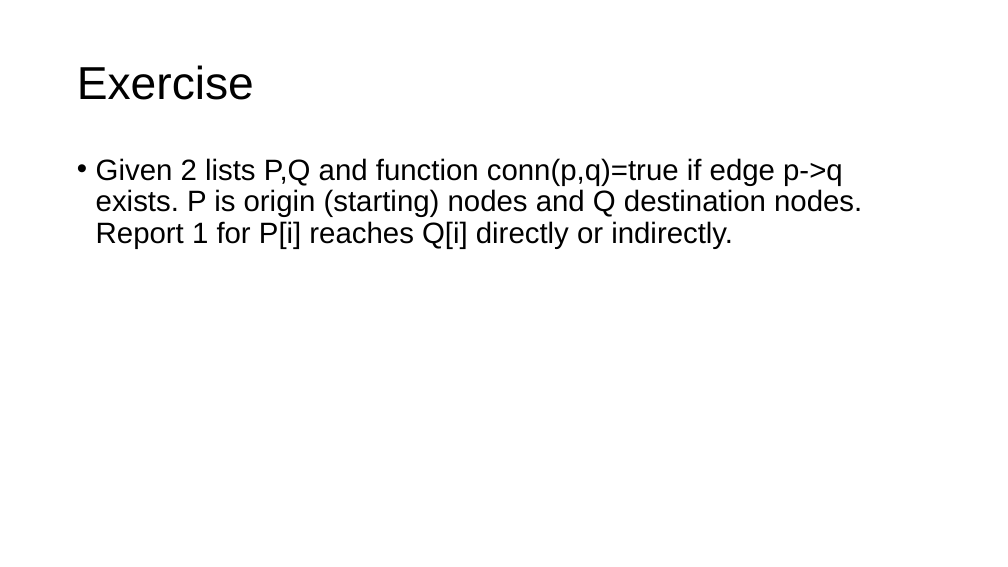
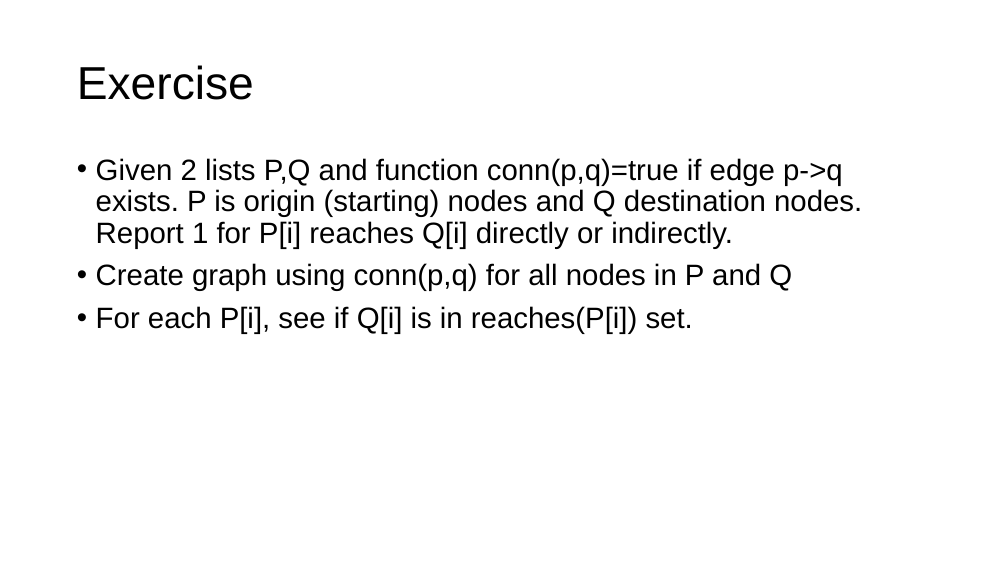
Before and after one commit to parrt/msds689, a slide deck: slide 28 of notes/graphs.pptx (slide 26 before the commit). Drawn at 1008x567 pixels with LibreOffice and Linux fonts; fonts in the diff are those of the drawing; background and template pictures are left out. Boxes give left, top, right and bottom in pixels: in the first picture for what was removed or moved away, otherwise in the second. Text is boxed around its words. In the diff, an @@ line names an element or a change of style, - is before the commit and + after.

```diff
--- a/notes/graphs.pptx
+++ b/notes/graphs.pptx
@@ text at bbox=[96, 263, 792, 334]: paragraphs added @@
+• Create graph using conn(p,q) for all nodes in P and Q
+• For each P[i], see if Q[i] is in reaches(P[i]) set.
```
Also in this commit, not shown: 15 other slides changed, 3 slides added, 1 slide removed, 2 other files.
